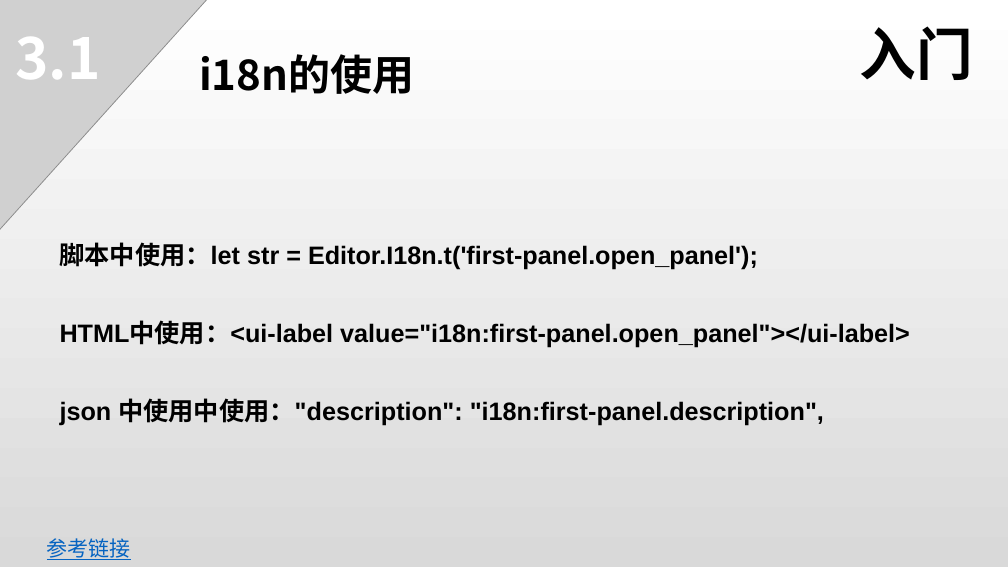
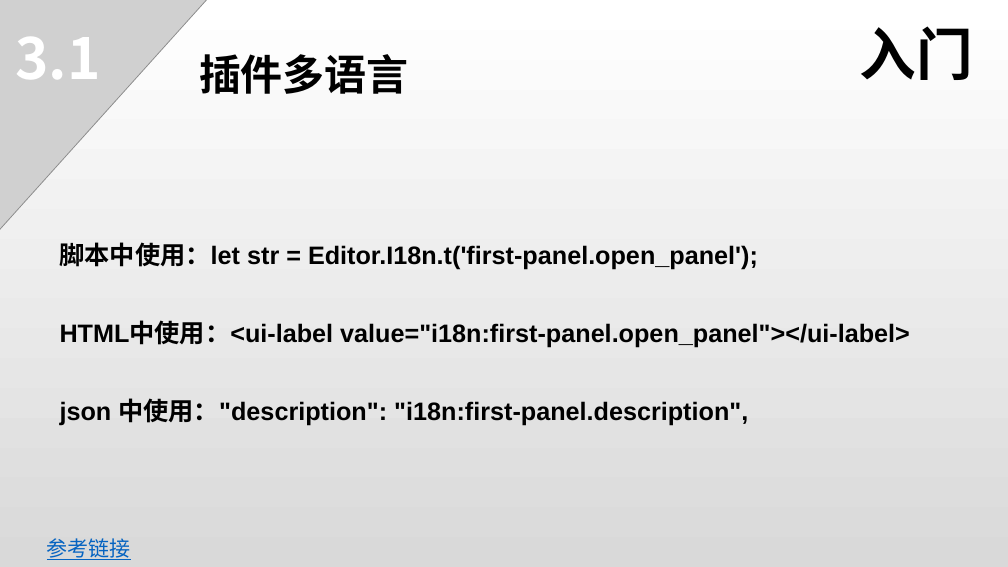
Before and after one commit to 1226085293/PPT_DEMO, a slide deck: slide 9 of doc/3.x插件开发.pptx. Drawn at 1008x567 pixels with LibreOffice and Linux fonts; fonts in the diff are those of the drawing; grey boxes stand for pictures. Boxes give left, top, right and bottom in pixels: in the first picture for what was removed or moved away, otherwise in the second. Text is boxed around its words. In the diff, an @@ line names an element or a change of style, - is before the commit and + after.

```diff
--- a/doc/3.x插件开发.pptx
+++ b/doc/3.x插件开发.pptx
@@ text at (x1=199, y1=54, x2=409, y2=94): text changed; font Noto Sans CJK SC to Arial @@
-i18n的使用
+插件多语言
@@ text at (x1=60, y1=398, x2=748, y2=426): text changed @@
-  json 中使用中使用："description": "i18n:first-panel.description",
+  json 中使用："description": "i18n:first-panel.description",
```
Also in this commit, not shown: 11 other slides changed, 16 slides added, 1 slide removed, 3 other files.
